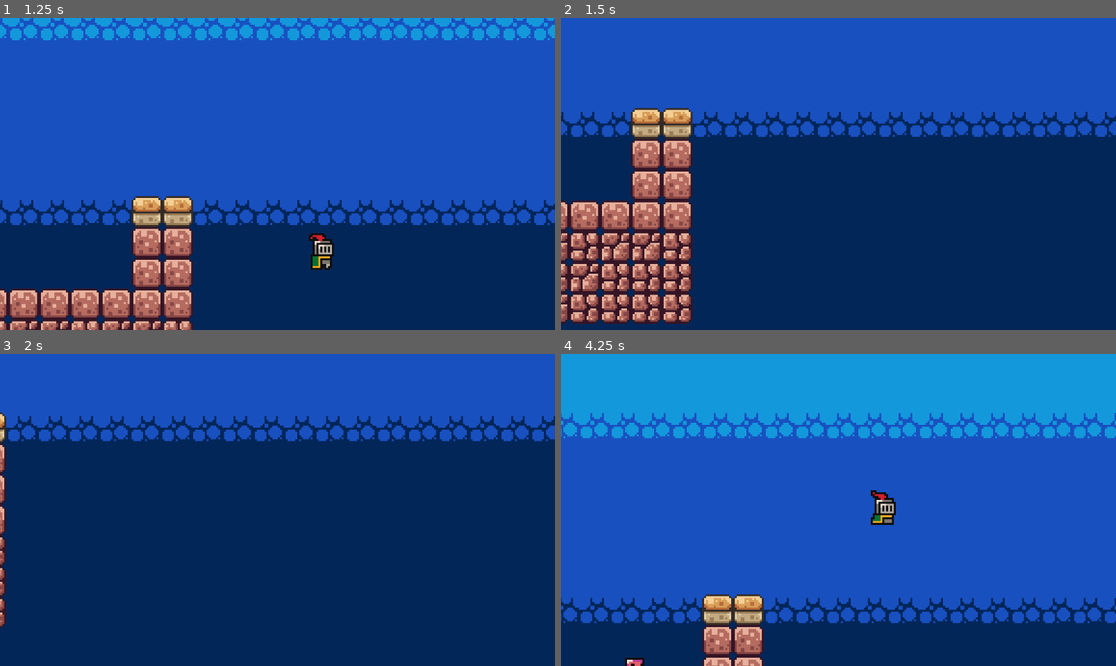
Above: before the commit, frames 1-4 (two rows, left to right).
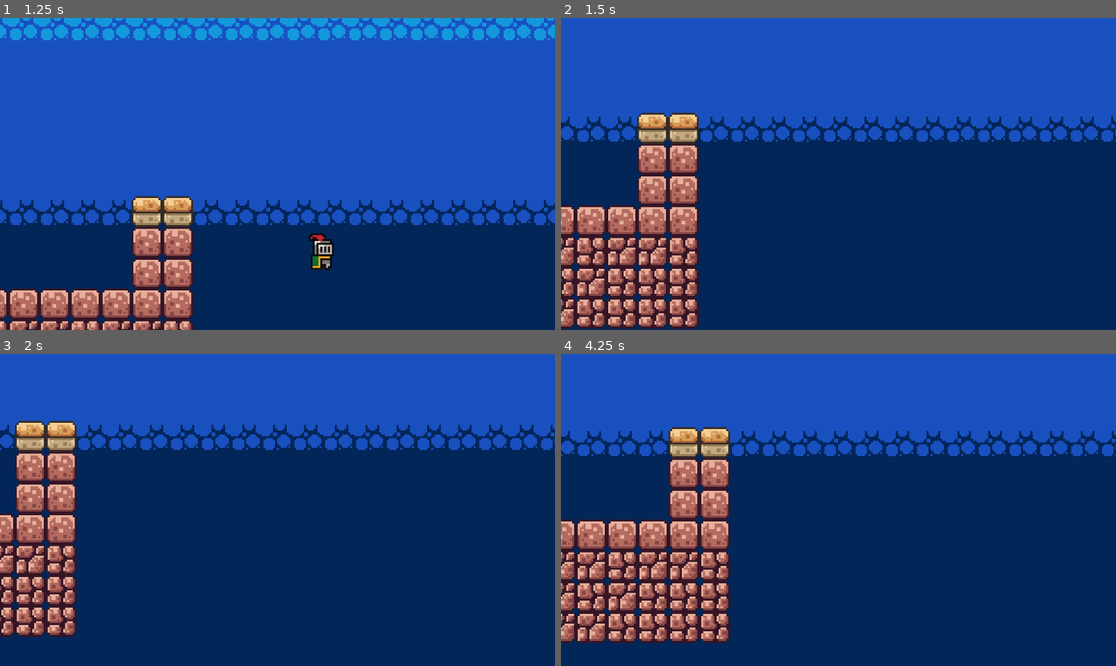
Above: after the commit, the same moments.

Repository: Muzammil-Abubakar/2D-Tutorial-Godot
Game: Godot game, scene res://Scenes/game.tscn
The game is run twice, just before and just after one commit, with the same random seed, the same clock (stepped at 60 frames per second) and the same inputs.
Inputs:
- Up to frame 1 (1.25 s): tap Enter (ui_accept) at 0.5, 0.77 s; hold Right (ui_right) from 0.53 s (still down)
- Up to frame 2 (1.5 s): keep holding Right (ui_right)
- Up to frame 3 (2 s): keep holding Right (ui_right); tap Enter (ui_accept) at 1.52 s
- Up to frame 4 (4.25 s): release Right (ui_right) at 2.03 s; hold Left (ui_left) 2.03-2.78 s; hold Right (ui_right) from 2.78 s (still down); tap Enter (ui_accept) at 3.02, 3.77 s

Frame 1 is identical in both runs. In frame 2, 16% of the frame differs, in the area x 0-100%, y 28-100%; in frame 3, 14%; in frame 4, 82%, in the area x 0-100%, y 0-100%.

Commit message:
Lesson 8: Dying 2.0 Implemented

Diff:
--- a/Scripts/killzone.gd
+++ b/Scripts/killzone.gd
@@ -14,8 +14,11 @@
 
 func _on_body_entered(body):
 	print("You Died")
+	Engine.time_scale = 0.5
+	body.get_node("CollisionShape2D").queue_free()
 	timer.start()
 
 
 func _on_timer_timeout():
+	Engine.time_scale = 1
 	get_tree().reload_current_scene()
--- a/Scripts/slime.gd
+++ b/Scripts/slime.gd
@@ -16,9 +16,7 @@
 	if right.is_colliding():
 		direction = -1
 		animated_sprite_2d.flip_h = true
-		print("right")
 	if left.is_colliding():
 		direction = 1
 		animated_sprite_2d.flip_h = false
-		print("right")
 	position.x += direction * SPEED * delta
